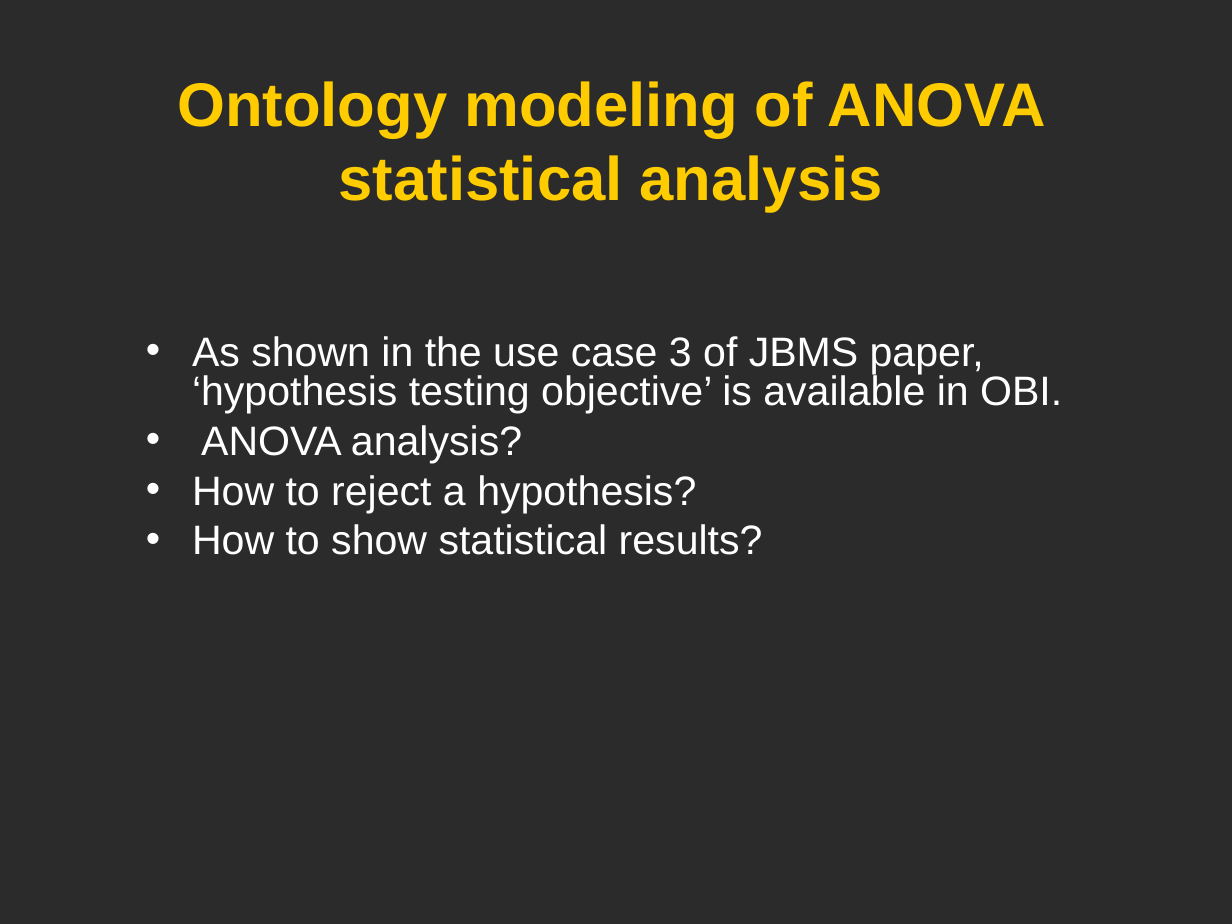
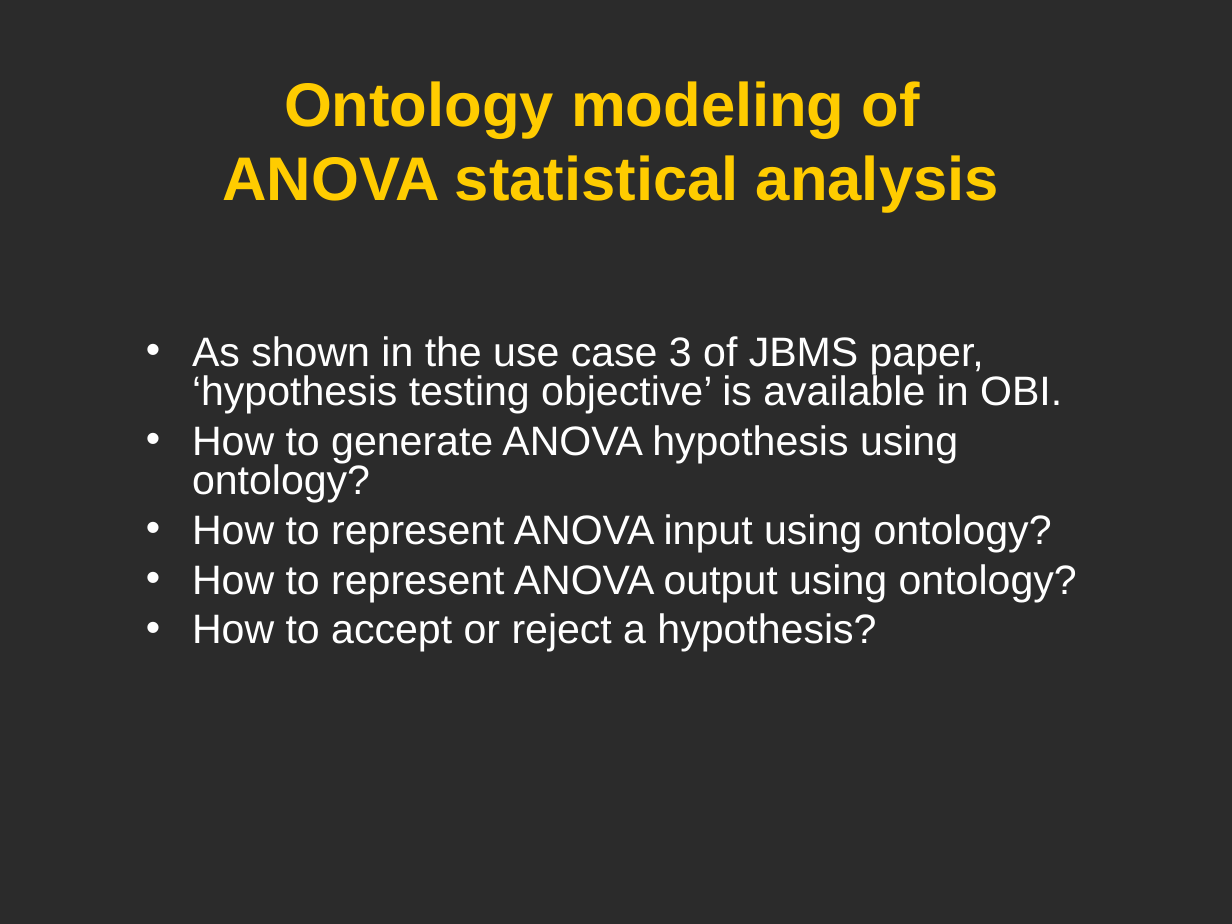
Before and after one commit to jamesaoverton/obi-backup, a slide deck: slide 13 of docs/developer/use cases/Vaccine_usercase_Vancouver2010.ppt. Drawn at 1232x924 pixels with LibreOffice and Linux fonts; fonts in the diff are those of the drawing; background and template pictures are left out; a plain dark background stands for a picture behind light text. Boxes give left, top, right and bottom in pixels: in the first picture for what was removed or moved away, otherwise in the second. Text is boxed around its words. In the diff, an @@ line names an element or a change of style, - is before the commit and + after.

```diff
--- a/docs/developer/use cases/Vaccine_usercase_Vancouver2010.ppt
+++ b/docs/developer/use cases/Vaccine_usercase_Vancouver2010.ppt
@@ title "Ontology modeling of ANOVA statistical ..." rewrapped from (177, 81, 1046, 211) to (222, 81, 999, 211) @@
@@ text at (192, 425, 1077, 652): text changed @@
-• ANOVA analysis?
-• How to reject a hypothesis?
-• How to show statistical results?
+• How to generate ANOVA hypothesis using ontology?
+• How to represent ANOVA input using ontology?
+• How to represent ANOVA output using ontology?
+• How to accept or reject a hypothesis?
```
Also in this commit, not shown: 1 other slide changed, 3 slides added.
